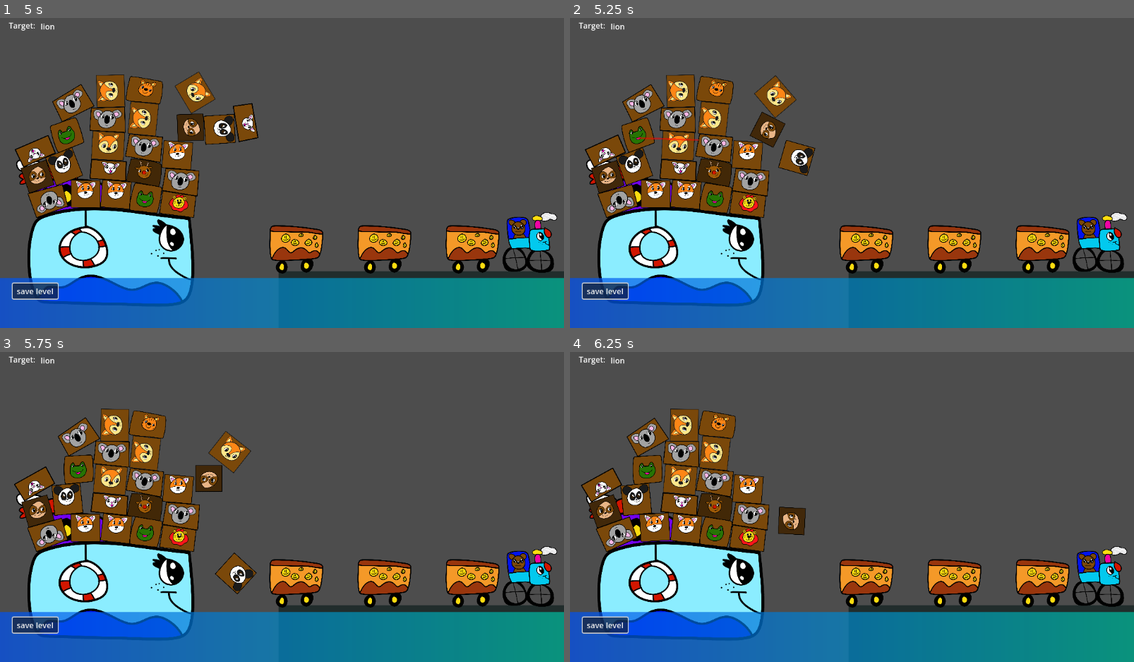
Above: before the commit, frames 1-4 (two rows, left to right).
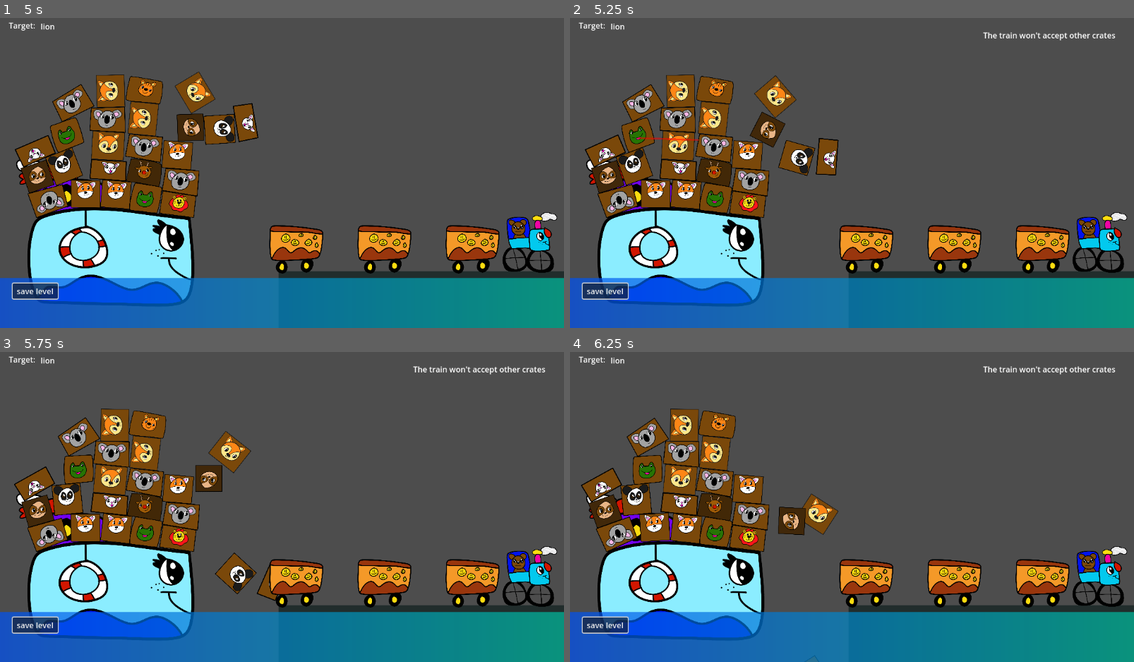
Above: after the commit, the same moments.

Repository: Huntracony/cute-crate-carrier
Game: Godot game, scene res://root.tscn
Same seed, same stepped clock (60 frames per second), same inputs: the game is played once before the commit and once after it.
Inputs (mouse positions are in pixels of both pictures, inside the frame that each line leads up to):
- Up to frame 1 (5 s): tap Enter at 0.5 s; drag from (107, 145) to (287, 70) at 0.52 s; click "save level" at 1.25 s; drag from (141, 117) to (287, 70) at 2.02 s; move the mouse to (112, 92) at 2.77 s; click (112, 92) at 2.92 s; drag from (129, 61) to (411, 114) at 3.52 s; drag from (146, 200) to (439, 151) at 4.27 s
- Up to frame 2 (5.25 s): drag from (637, 138) to (1009, 151) at 5.02 s
- Up to frame 3 (5.75 s): no input
- Up to frame 4 (6.25 s): move the mouse to (615, 534) at 5.77 s; click (615, 534) at 5.92 s

Frame 1 is identical in both runs. In frame 2, 0.6% of the frame differs, in the area x 43-97%, y 4-51%; in frame 3, 0.4%; in frame 4, 0.7%, in the area x 41-97%, y 4-59%.

Commit message:
Fixed bug: non-target crates were being deleted
When moving into the disable collision area, it would also stop colliding with the playable area so they were deleted.

Diff:
--- a/root.tscn
+++ b/root.tscn
@@ -39,6 +39,8 @@
 script = ExtResource("2_bcbrv")
 
 [node name="PlayableArea" type="Area2D" parent="."]
+collision_layer = 3
+collision_mask = 3
 
 [node name="CollisionShape2D" type="CollisionShape2D" parent="PlayableArea"]
 position = Vector2(729.5, -114)
--- a/scripts/crate.gd
+++ b/scripts/crate.gd
@@ -46,3 +46,7 @@
 	grabbed = true
 	gravity_scale = GRABBED_GRAVITY
 	grabPos = get_local_mouse_position()
+
+func removeSelf():
+	get_parent().remove_child(self)
+	queue_free()
--- a/scripts/gameplay-loop.gd
+++ b/scripts/gameplay-loop.gd
@@ -14,8 +14,7 @@
 
 	# Remove any remaining crates
 	for crate in %CrateContainer.get_children():
-		%CrateContainer.remove_child(crate)
-		crate.queue_free()
+		crate.removeSelf()
 	print(%CrateContainer.get_children())
 
 	# Load random level
@@ -40,8 +39,7 @@
 
 func clearTargetCrates():
 	for crate in get_tree().get_nodes_in_group(targetCrateType):
-		%CrateContainer.remove_child(crate)
-		crate.queue_free()
+		crate.removeSelf()
 		cratesShipped += 1
 
 func _physics_process(_delta):
@@ -50,6 +48,6 @@
 		nextTarget()
 
 func onCrateLost(crate):
+	if not crate.has_meta("crate_type"): return
 	cratesLost += 1
-	%CrateContainer.remove_child(crate)
-	crate.queue_free()
+	crate.removeSelf()
--- a/scripts/win-area.gd
+++ b/scripts/win-area.gd
@@ -1,11 +1,14 @@
 extends Area2D
 
-# TODO: check at rest and not being held
+const MAX_VELOCITY_SQ = 5.0 ** 2
+
 func haveWon(target):
 	var targetCratesFound = 0
 	var targetCratesTotal = get_tree().get_nodes_in_group(target).size()
 	for bod in get_overlapping_bodies():
 		if not bod.has_meta("crate_type"): continue
 		if not bod.get_meta("crate_type") == target: return false
+		if bod.grabbed: return false
+		if bod.linear_velocity.length_squared() > MAX_VELOCITY_SQ: return false
 		targetCratesFound += 1
 	return targetCratesFound == targetCratesTotal
